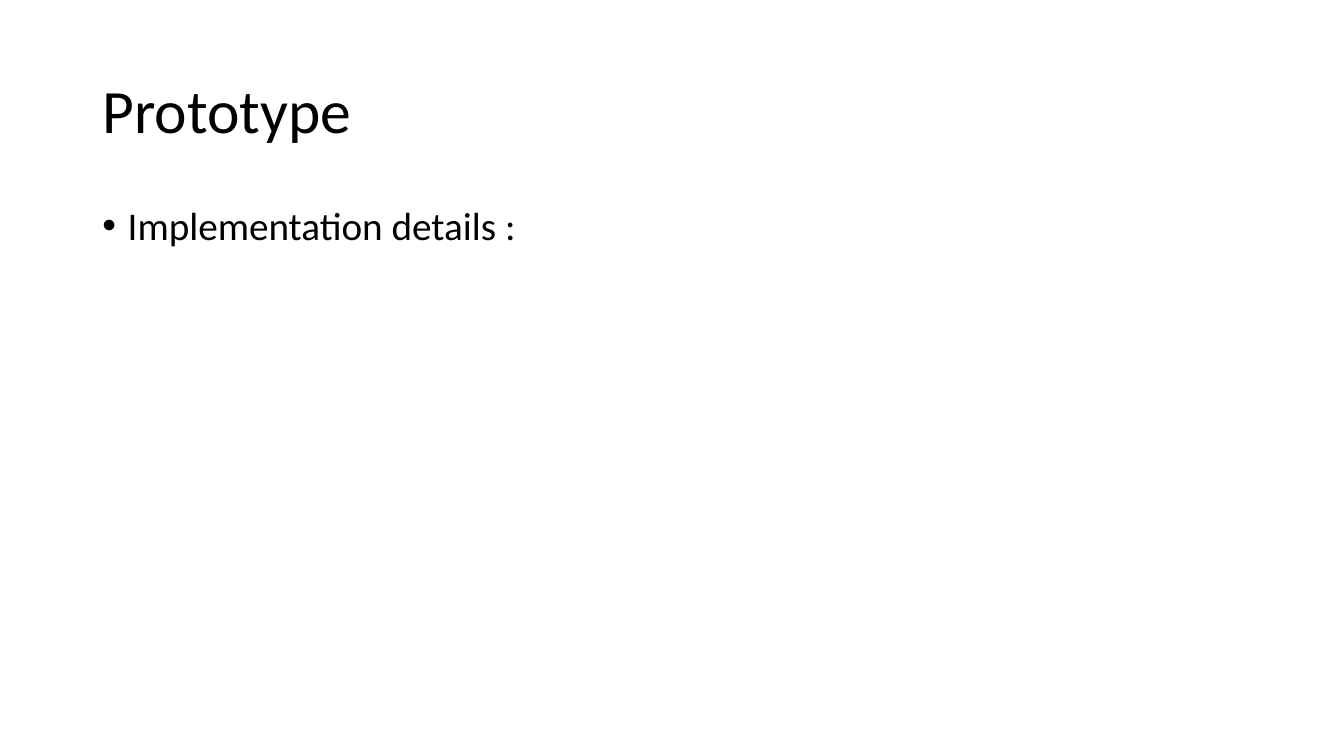
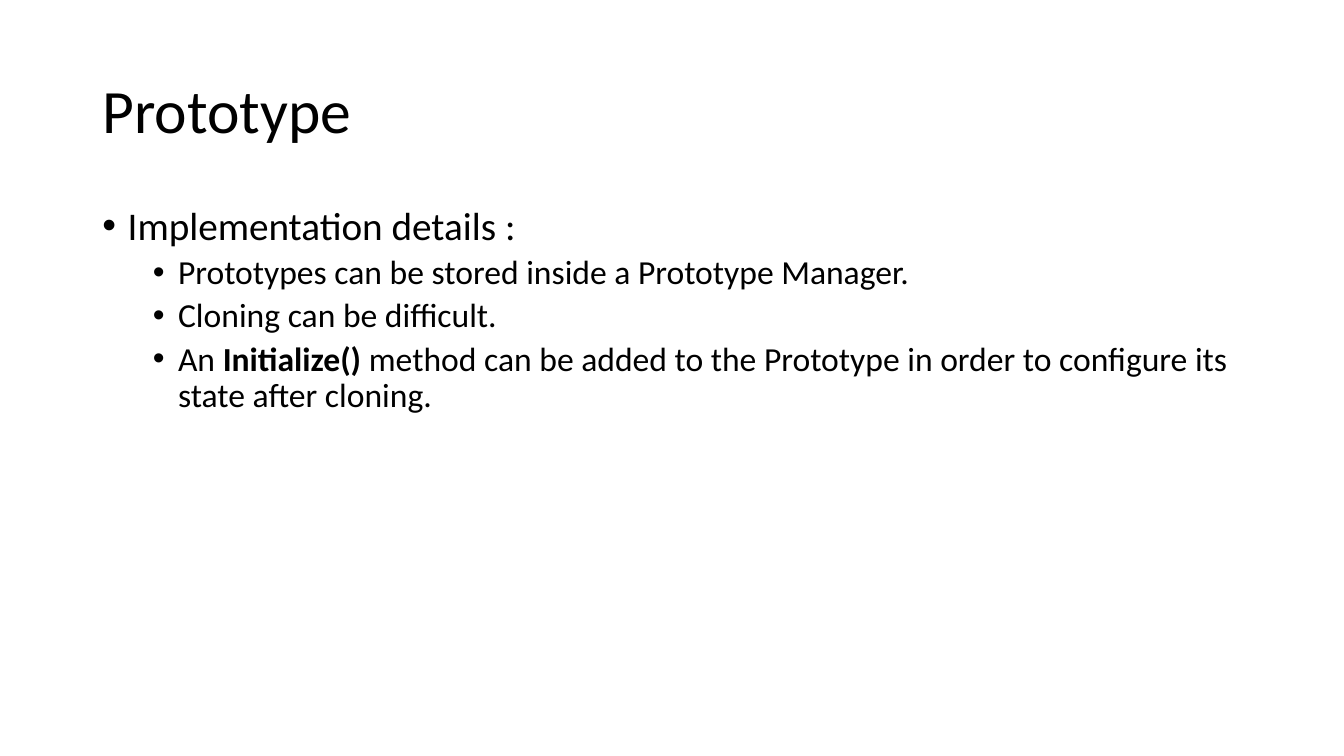
Before and after one commit to MLMau5/design_patterns_training, a slide deck: slide 16 of Creational Patterns.pptx. Drawn at 1344x756 pixels with LibreOffice and Linux fonts; fonts in the diff are those of the drawing. Boxes give left, top, right and bottom in pixels: in the first picture for what was removed or moved away, otherwise in the second. Text is boxed around its words. In the diff, an @@ line names an element or a change of style, - is before the commit and + after.

```diff
--- a/Creational Patterns.pptx
+++ b/Creational Patterns.pptx
@@ text at (x1=178, y1=260, x2=1227, y2=413): paragraphs added @@
+  • Prototypes can be stored inside a Prototype Manager.
+  • Cloning can be difficult.
+  • An Initialize() method can be added to the Prototype in order to configure its state after cloning.
```
Also in this commit, not shown: 6 other slides changed.
